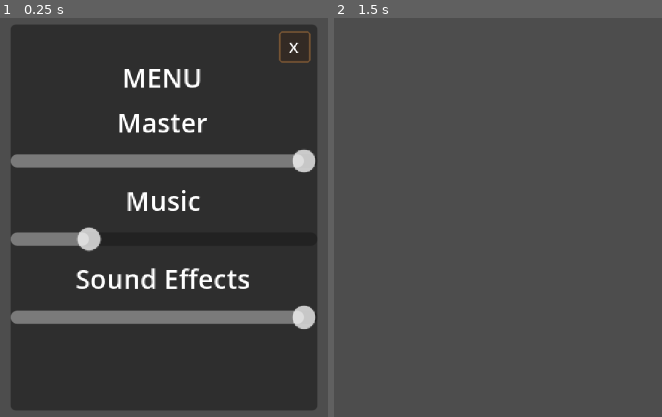
Above: before the commit, frames 1-2 (left to right).
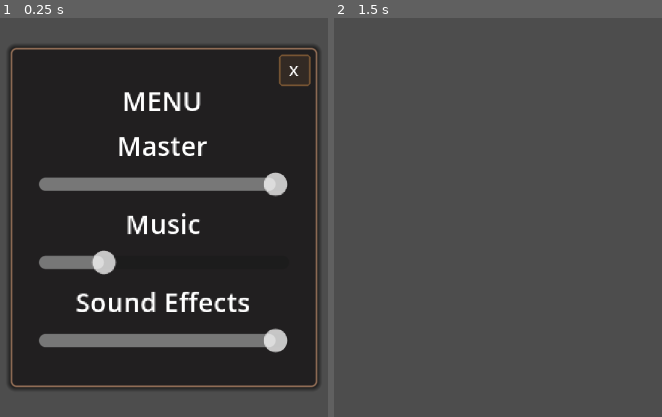
Above: after the commit, the same moments.

Repository: kandlash/Count-The-Sheep
Game: Godot game, scene res://scenes/settings.tscn
The game is run twice, just before and just after one commit, with the same random seed, the same clock (stepped at 60 frames per second) and the same inputs. This scene is started directly instead of the project's main scene. Sound files missing from this copy of the repository are replaced by a short silence.
Inputs (mouse positions are in pixels of both pictures, inside the frame that each line leads up to):
- Up to frame 1 (0.25 s): no input
- Up to frame 2 (1.5 s): tap Enter at 0.5 s; move the mouse to (outside the picture) at 0.52 s; click (outside the picture) at 0.67 s; click "X" at 1.25 s

The runs differ from the first frame. In frame 1, 31% of the frame differs, in the area x 2-98%, y 1-99%; in frame 2, nothing differs.

Commit message:
ui sounds

Diff:
--- a/scenes/settings.tscn
+++ b/scenes/settings.tscn
@@ -2,6 +2,23 @@
 
 [ext_resource type="Script" uid="uid://dis06wd20s7mh" path="res://scripts/settings.gd" id="1_5p8wc"]
 [ext_resource type="PackedScene" uid="uid://bwpt13qsdlfuu" path="res://scenes/volume_slider.tscn" id="2_r6d6q"]
+
+[sub_resource type="StyleBoxFlat" id="StyleBoxFlat_o8fc1"]
+bg_color = Color(0.12941177, 0.12156863, 0.1254902, 1)
+border_width_left = 1
+border_width_top = 1
+border_width_right = 1
+border_width_bottom = 1
+border_color = Color(0.56078434, 0.42352942, 0.33333334, 1)
+corner_radius_top_left = 3
+corner_radius_top_right = 3
+corner_radius_bottom_right = 3
+corner_radius_bottom_left = 3
+corner_detail = 15
+shadow_size = 3
+
+[sub_resource type="Theme" id="Theme_r6d6q"]
+Panel/styles/panel = SubResource("StyleBoxFlat_o8fc1")
 
 [sub_resource type="StyleBoxFlat" id="StyleBoxFlat_r6d6q"]
 bg_color = Color(0.3541258, 0.25773245, 0.19408664, 1)
@@ -39,18 +56,21 @@
 anchor_right = 0.5
 anchor_bottom = 0.5
 offset_left = -92.0
-offset_top = -116.0
+offset_top = -102.0
 offset_right = 92.0
-offset_bottom = 116.0
+offset_bottom = 102.0
 grow_horizontal = 2
 grow_vertical = 2
+theme = SubResource("Theme_r6d6q")
 
 [node name="VBoxContainer" type="VBoxContainer" parent="Panel" unique_id=1997963193]
 layout_mode = 1
 anchors_preset = 15
 anchor_right = 1.0
 anchor_bottom = 1.0
+offset_left = 17.0
 offset_top = 20.0
+offset_right = -17.0
 offset_bottom = -20.0
 grow_horizontal = 2
 grow_vertical = 2
--- a/scripts/game_ui.gd
+++ b/scripts/game_ui.gd
@@ -7,7 +7,9 @@
 	var settings = SETTINGS.instantiate()
 	settings.connect("closed", _on_settings_closed)
 	setting_button.visible  = false
+	AudioManager.create_audio(SoundEffect.SOUND_EFFECT_TYPE.SHEEP_CLICK)
 	add_child(settings)
 
 func _on_settings_closed():
+	AudioManager.create_audio(SoundEffect.SOUND_EFFECT_TYPE.SHEEP_CLICK)
 	setting_button.visible = true
--- a/scripts/money_count.gd
+++ b/scripts/money_count.gd
@@ -197,5 +197,6 @@
 
 func _on_next_button_pressed() -> void:
 	Transition.transition()
+	AudioManager.create_audio(SoundEffect.SOUND_EFFECT_TYPE.SHEEP_CLICK)
 	await Transition.on_transition_finished
 	get_tree().change_scene_to_file("res://scenes/upgrade_shop.tscn")
--- a/scripts/upgrades/UpgradeManager.gd
+++ b/scripts/upgrades/UpgradeManager.gd
@@ -24,6 +24,7 @@
 	if !can_buy(id):
 		return
 
+	AudioManager.create_audio(SoundEffect.SOUND_EFFECT_TYPE.SHEEP_CLICK)
 	var lvl = get_level(id)
 	var cfg = data[id]
 
--- a/scripts/upgrades/upgrade_shop_main.gd
+++ b/scripts/upgrades/upgrade_shop_main.gd
@@ -65,6 +65,7 @@
 
 
 func _on_next_button_pressed() -> void:
+	AudioManager.create_audio(SoundEffect.SOUND_EFFECT_TYPE.SHEEP_CLICK)
 	Transition.transition()
 	await Transition.on_transition_finished
 	get_tree().change_scene_to_file("res://scenes/world.tscn")
